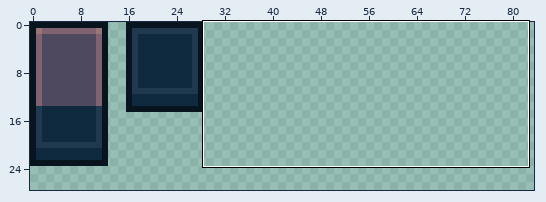
Two states of a pixel-art file, src/sprites/mellow_theme.aseprite. Above: a wide view before the commit, with the close-up outlined.
Close-up. First the earlier version:
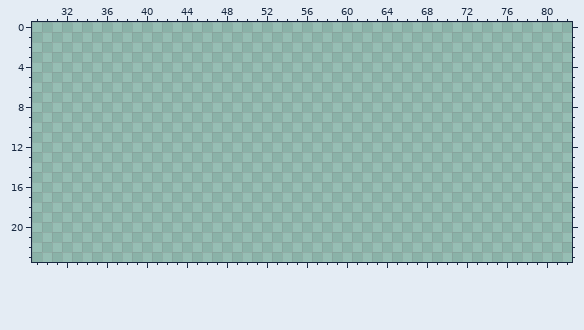
256x256 pixels, 1 frame. Shown: x 29..82, y 0..23. The wide view leaves out empty margins.
And afterwards:
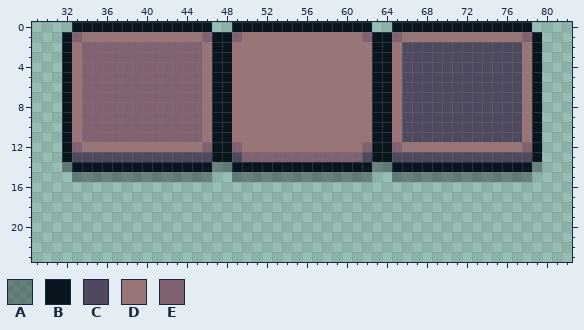
Palette (. is transparent): A #00000050  B #08141e  C #4e495f  D #997577  E #816271
Message: Mellow - Простые лейблы
Difference:
@@ x 29..82 @@
- 0 ......................................................
- 1 ......................................................
- 2 ......................................................
- 3 ......................................................
- 4 ......................................................
- 5 ......................................................
- 6 ......................................................
- 7 ......................................................
- 8 ......................................................
- 9 ......................................................
-10 ......................................................
-11 ......................................................
-12 ......................................................
-13 ......................................................
-14 ......................................................
-15 ......................................................
+ 0 ....BBBBBBBBBBBBBB..BBBBBBBBBBBBBB..BBBBBBBBBBBBBB....
+ 1 ...BEDDDDDDDDDDDDEBBEDDDDDDDDDDDDEBBEDDDDDDDDDDDDEB...
+ 2 ...BDEEEEEEEEEEEEDBBDDDDDDDDDDDDDDBBDCCCCCCCCCCCCDB...
+ 3 ...BDEEEEEEEEEEEEDBBDDDDDDDDDDDDDDBBDCCCCCCCCCCCCDB...
+ 4 ...BDEEEEEEEEEEEEDBBDDDDDDDDDDDDDDBBDCCCCCCCCCCCCDB...
+ 5 ...BDEEEEEEEEEEEEDBBDDDDDDDDDDDDDDBBDCCCCCCCCCCCCDB...
+ 6 ...BDEEEEEEEEEEEEDBBDDDDDDDDDDDDDDBBDCCCCCCCCCCCCDB...
+ 7 ...BDEEEEEEEEEEEEDBBDDDDDDDDDDDDDDBBDCCCCCCCCCCCCDB...
+ 8 ...BDEEEEEEEEEEEEDBBDDDDDDDDDDDDDDBBDCCCCCCCCCCCCDB...
+ 9 ...BDEEEEEEEEEEEEDBBDDDDDDDDDDDDDDBBDCCCCCCCCCCCCDB...
+10 ...BDEEEEEEEEEEEEDBBDDDDDDDDDDDDDDBBDCCCCCCCCCCCCDB...
+11 ...BDEEEEEEEEEEEEDBBDDDDDDDDDDDDDDBBDCCCCCCCCCCCCDB...
+12 ...BEDDDDDDDDDDDDEBBEDDDDDDDDDDDDEBBEDDDDDDDDDDDDEB...
+13 ...BCCCCCCCCCCCCCCBBCEEEEEEEEEEEECBBCCCCCCCCCCCCCCB...
+14 ...ABBBBBBBBBBBBBBAABBBBBBBBBBBBBBAABBBBBBBBBBBBBBA...
+15 ....AAAAAAAAAAAAAA..AAAAAAAAAAAAAA..AAAAAAAAAAAAAA....
 16 ......................................................
Where, in picture pixels (left, top, right, bottom), the same in both close-ups:
added: (62, 22, 542, 182)
